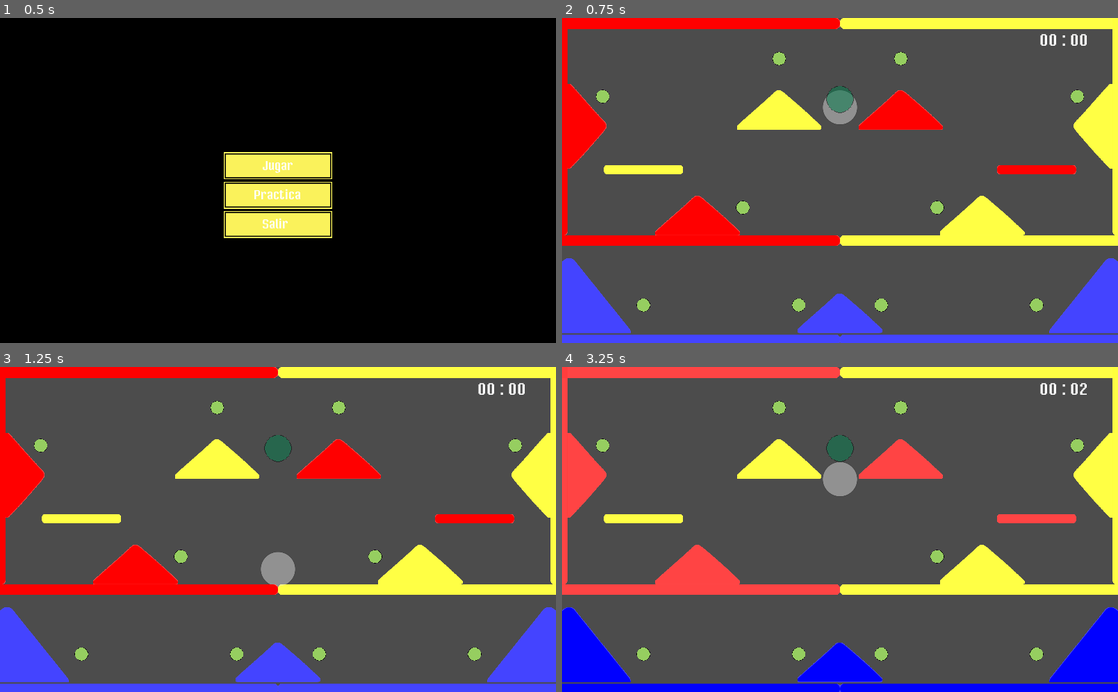
Above: before the commit, frames 1-4 (two rows, left to right).
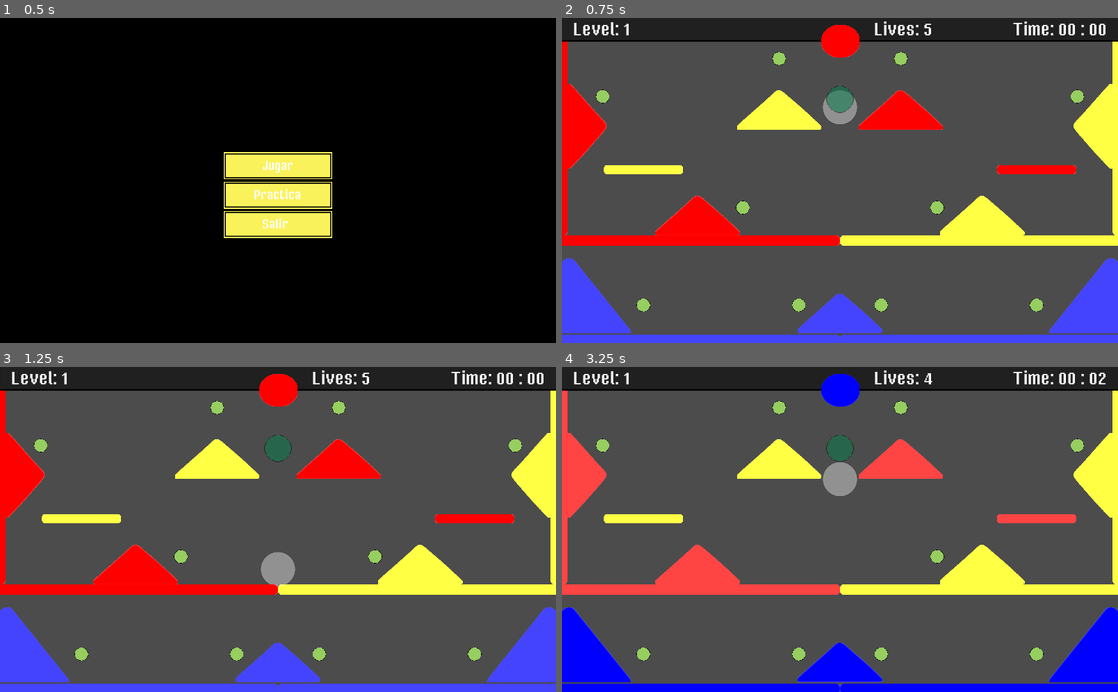
Above: after the commit, the same moments.

Repository: jromano743/final-project-P3
Game: Godot game, scene res://Scenes/MainMenu.tscn
Same seed, same stepped clock (60 frames per second), same inputs: the game is played once before the commit and once after it.
Inputs:
- Up to frame 1 (0.5 s): no input
- Up to frame 2 (0.75 s): click "Jugar" at 0.5 s
- Up to frame 3 (1.25 s): no input
- Up to frame 4 (3.25 s): hold W (blue_button) 1.28-2.03 s; tap Q (red_button) at 1.55, 2.1 s; tap E (yellow_button) at 2.3 s; hold E (yellow_button) from 2.78 s (still down); tap W (blue_button) at 3.05 s

Frame 1 is identical in both runs. In frame 2, 7.5% of the frame differs, in the area x 0-100%, y 0-13%; in frame 3, 7.5%; in frame 4, 7.6%.

Commit message:
Implementacion del HUD

Diff:
--- /dev/null
+++ b/Final_project_P3/Scenes/HUD.tscn
@@ -0,0 +1,71 @@
+[gd_scene load_steps=7 format=2]
+
+[ext_resource path="res://Fonts/Mister Pixel Regular.otf" type="DynamicFontData" id=1]
+[ext_resource path="res://Scenes/Timer.tscn" type="PackedScene" id=2]
+[ext_resource path="res://Scripts/HUD.gd" type="Script" id=4]
+[ext_resource path="res://Sprites/Ball.png" type="Texture" id=5]
+[ext_resource path="res://Sprites/HUD.png" type="Texture" id=6]
+
+[sub_resource type="DynamicFont" id=1]
+size = 32
+font_data = ExtResource( 1 )
+
+[node name="HUD" type="Node"]
+script = ExtResource( 4 )
+
+[node name="Bar" type="NinePatchRect" parent="."]
+modulate = Color( 0.223529, 0.223529, 0.223529, 1 )
+margin_right = 1024.0
+margin_bottom = 70.0
+texture = ExtResource( 6 )
+__meta__ = {
+"_edit_use_anchors_": false
+}
+
+[node name="Circle" type="NinePatchRect" parent="."]
+margin_left = 477.575
+margin_top = 13.0
+margin_right = 547.575
+margin_bottom = 73.0
+texture = ExtResource( 5 )
+__meta__ = {
+"_edit_use_anchors_": false
+}
+
+[node name="Time" parent="." instance=ExtResource( 2 )]
+anchor_left = 0.5
+anchor_top = 0.5
+anchor_right = 0.5
+anchor_bottom = 0.5
+margin_left = 318.0
+margin_top = -295.0
+margin_right = 482.0
+margin_bottom = -262.0
+custom_fonts/font = SubResource( 1 )
+text = "Time: 00 : 00"
+
+[node name="Lives" parent="." instance=ExtResource( 2 )]
+anchor_left = 0.5
+anchor_top = 0.5
+anchor_right = 0.5
+anchor_bottom = 0.5
+margin_left = 63.0
+margin_top = -295.0
+margin_right = 174.0
+margin_bottom = -262.0
+custom_fonts/font = SubResource( 1 )
+text = "Lives: 5"
+script = null
+
+[node name="Level" parent="." instance=ExtResource( 2 )]
+anchor_left = 0.5
+anchor_top = 0.5
+anchor_right = 0.5
+anchor_bottom = 0.5
+margin_left = -492.0
+margin_top = -295.0
+margin_right = -380.0
+margin_bottom = -262.0
+custom_fonts/font = SubResource( 1 )
+text = "Level: 1"
+script = null
--- a/Final_project_P3/Scenes/Level1.tscn
+++ b/Final_project_P3/Scenes/Level1.tscn
@@ -8,12 +8,14 @@
 [ext_resource path="res://Scenes/Elements/Item.tscn" type="PackedScene" id=6]
 [ext_resource path="res://Scenes/Elements/WinGate.tscn" type="PackedScene" id=7]
 [ext_resource path="res://Scenes/Elements/Triangle.tscn" type="PackedScene" id=8]
-[ext_resource path="res://Scenes/Timer.tscn" type="PackedScene" id=9]
+[ext_resource path="res://Scenes/HUD.tscn" type="PackedScene" id=9]
 
 [sub_resource type="RectangleShape2D" id=1]
 extents = Vector2( 621.848, 369.335 )
 
 [node name="Level1" type="Node2D"]
+
+[node name="HUD" parent="." instance=ExtResource( 9 )]
 
 [node name="Ball" parent="." instance=ExtResource( 1 )]
 position = Vector2( 512, 150 )
@@ -133,16 +135,6 @@
 
 [node name="Item10" parent="Items" instance=ExtResource( 6 )]
 position = Vector2( 400, 75 )
-
-[node name="Label" parent="." instance=ExtResource( 9 )]
-anchor_left = 0.5
-anchor_top = 0.5
-anchor_right = 0.5
-anchor_bottom = 0.5
-margin_left = 880.0
-margin_top = 25.0
-margin_right = 996.0
-margin_bottom = 58.0
 [connection signal="body_entered" from="WinGate" to="WinGate" method="_on_WinGate_body_entered"]
 [connection signal="win_game" from="GameManager" to="WinGate" method="_on_GameManager_win_game"]
 [connection signal="body_exited" from="GameZone" to="GameManager" method="_on_GameZone_body_exited"]
--- a/Final_project_P3/Scenes/Level2.tscn
+++ b/Final_project_P3/Scenes/Level2.tscn
@@ -2,13 +2,13 @@
 
 [ext_resource path="res://Scenes/Elements/Ball.tscn" type="PackedScene" id=1]
 [ext_resource path="res://Scenes/Elements/LongRectangle.tscn" type="PackedScene" id=2]
+[ext_resource path="res://Scenes/HUD.tscn" type="PackedScene" id=3]
 [ext_resource path="res://Scenes/Elements/ShorRectStand.tscn" type="PackedScene" id=4]
 [ext_resource path="res://Scenes/Elements/Column.tscn" type="PackedScene" id=5]
 [ext_resource path="res://Scenes/Elements/Item.tscn" type="PackedScene" id=6]
 [ext_resource path="res://Scenes/Elements/WinGate.tscn" type="PackedScene" id=7]
 [ext_resource path="res://Scenes/Elements/Triangle.tscn" type="PackedScene" id=8]
 [ext_resource path="res://Scenes/Elements/SideTriangle.tscn" type="PackedScene" id=9]
-[ext_resource path="res://Scenes/Timer.tscn" type="PackedScene" id=10]
 [ext_resource path="res://Scenes/GameManager.tscn" type="PackedScene" id=11]
 
 [sub_resource type="RectangleShape2D" id=1]
@@ -118,16 +118,7 @@
 [node name="Item10" parent="Items" instance=ExtResource( 6 )]
 position = Vector2( 400, 75 )
 
-[node name="Label" parent="." instance=ExtResource( 10 )]
-anchor_left = 0.5
-anchor_top = 0.5
-anchor_right = 0.5
-anchor_bottom = 0.5
-margin_left = 880.0
-margin_top = 25.0
-margin_right = 996.0
-margin_bottom = 58.0
+[node name="HUD" parent="." instance=ExtResource( 3 )]
 [connection signal="body_entered" from="WinGate" to="WinGate" method="_on_WinGate_body_entered"]
-[connection signal="end_level" from="WinGate" to="Label" method="_on_WinGate_end_level"]
 [connection signal="win_game" from="GameManager" to="WinGate" method="_on_GameManager_win_game"]
 [connection signal="body_exited" from="GameZone" to="GameManager" method="_on_GameZone_body_exited"]
--- a/Final_project_P3/Scenes/Level3.tscn
+++ b/Final_project_P3/Scenes/Level3.tscn
@@ -7,7 +7,7 @@
 [ext_resource path="res://Scenes/Walls/Blue_wall.tscn" type="PackedScene" id=5]
 [ext_resource path="res://Scenes/Elements/Ball.tscn" type="PackedScene" id=6]
 [ext_resource path="res://Scenes/Elements/WinGate.tscn" type="PackedScene" id=7]
-[ext_resource path="res://Scenes/Timer.tscn" type="PackedScene" id=8]
+[ext_resource path="res://Scenes/HUD.tscn" type="PackedScene" id=8]
 
 [sub_resource type="RectangleShape2D" id=1]
 extents = Vector2( 621.848, 369.335 )
@@ -68,15 +68,7 @@
 [node name="Item10" parent="Items" instance=ExtResource( 2 )]
 position = Vector2( 924, 500 )
 
-[node name="Label" parent="." instance=ExtResource( 8 )]
-anchor_left = 0.5
-anchor_top = 0.5
-anchor_right = 0.5
-anchor_bottom = 0.5
-margin_left = 880.0
-margin_top = 25.0
-margin_right = 996.0
-margin_bottom = 58.0
+[node name="HUD" parent="." instance=ExtResource( 8 )]
 [connection signal="body_entered" from="WinGate" to="WinGate" method="_on_WinGate_body_entered"]
 [connection signal="win_game" from="GameManager" to="WinGate" method="_on_GameManager_win_game"]
 [connection signal="body_exited" from="GameZone" to="GameManager" method="_on_GameZone_body_exited"]
--- a/Final_project_P3/Scripts/GameManager.gd
+++ b/Final_project_P3/Scripts/GameManager.gd
@@ -14,6 +14,7 @@
 #Level Data
 var items = 10
 var current_level
+var current_level_number
 var next_level
 
 #Persistens data
@@ -24,6 +25,12 @@
 
 #Flag
 var change_level
+
+#Hud items
+var hud_lives
+var hud_circle
+var hud_time
+var hud_level
 
 signal win_game
 
@@ -33,17 +40,29 @@
 
 func setup_level():
 	current_level = get_tree().get_current_scene().get_name()
-	next_level = int(current_level[5]) + 1
+	current_level_number = int(current_level[5])
+	next_level = current_level_number + 1
 
 	#Flags
 	change_level = false
 
 	#Toma la pelota
 	ball = get_parent().get_node("Ball")
+
+	#HUD
+	hud_time = get_node("/root/"+current_level+"/HUD/Time")
+	hud_lives = get_node("/root/"+current_level+"/HUD/Lives")
+	hud_circle = get_node("/root/"+current_level+"/HUD/Circle")
+	hud_level = get_node("/root/"+current_level+"/HUD/Level")
+
+	#HUD Setup
+	hud_level.text = "Level: " + str(current_level_number)
+	hud_lives.text = "Lives: " + str(lives)
 
 	#Toma todos los nodos con los que la pelota debe chocar
 	red_walls = get_parent().get_node("Red_Wall")
 	red_walls.modulate = Color(255,0,0,1)
+	hud_circle.modulate = Color(255,0,0,1)
 
 	blue_walls = get_parent().get_node("Blue_Wall")
 	blue_walls.modulate = Color(0,0,255,1)
@@ -59,7 +78,8 @@
 	#Load data
 	if(int(current_level[5]) > 1):
 		loadData()
-		get_node("/root/"+str(current_level)+"/Label").set_time(current_Time)
+		hud_time.set_time(current_Time)
+		hud_lives.text = "Lives: " + str(lives)
 
 func loadData() -> bool:
 	var save_data = File.new()
@@ -91,14 +111,14 @@
 	#var save_nodes = get_tree().get_nodes_in_group("Save") #Nodos que perteneces al grupo Save
 	#var scenes_data = {}   #Diccionario con la info de la escena
 
-	var scene_data = save()
+	var scene_data = make_data()
 	file.store_line(to_json(scene_data))
 
 	print(current_level+": JUEGO GUARDADO")
 
 	file.close()
 
-func save():
+func make_data():
 	var save_dic: Dictionary = {
 		"filename": filename,
 		"time": current_Time,
@@ -111,18 +131,22 @@
 	if event.is_action_pressed("red_button"):
 		activeWall(red_walls)
 		red_walls.modulate = Color(255,0,0,1)
+		hud_circle.modulate = Color(255,0,0,1)
 
 	if event.is_action_pressed("blue_button"):
 		activeWall(blue_walls)
 		blue_walls.modulate = Color(0,0,255,1)
+		hud_circle.modulate = Color(0,0,255,1)
 
 	if event.is_action_pressed("yellow_button"):
 		activeWall(yellow_walls)
 		yellow_walls.modulate = Color(255,255,0,1)
+		hud_circle.modulate = Color(255,255,0,1)
 
 	if event.is_action_pressed("ui_cancel"):
 		change_level = true
 		get_tree().change_scene("res://Scenes/MainMenu.tscn")
+
 
 func disableWalls():
 	blue_walls.modulate = Color(0,0,255,0.1)
@@ -155,11 +179,11 @@
 #Programar el cambio de escena del juego
 func _on_WinGate_end_level():
 	change_level = true
+	lives += 1
 	if(next_level <= 3):
-		current_Time = get_node("/root/"+str(current_level)+"/Label").get_time()
+		current_Time = hud_time.get_time()
 		saveData()
 		get_tree().change_scene("res://Scenes/Level"+str(next_level)+".tscn")
-		print(current_Time)
 	print("Juego terminado")
 
 func set_Final_Time(time):
@@ -176,4 +200,6 @@
 	if(not change_level):
 		body.linear_velocity = Vector2.ZERO
 		body.resetPosition()
+		lives -= 1
+		hud_lives.text = "Lives: " + str(lives)
 	print("Un objeto salio del area")
--- /dev/null
+++ b/Final_project_P3/Scripts/HUD.gd
@@ -0,0 +1,29 @@
+extends Node
+
+
+# Declare member variables here. Examples:
+# var a = 2
+# var b = "text"
+
+var bar #Barra
+var circle #Circulo
+var lives #Vidas
+var level #Level
+
+# Called when the node enters the scene tree for the first time.
+func _ready():
+	bar = get_node("./Bar")
+	circle = get_node("./Circle")
+	lives = get_node("./Lives")
+	level = get_node("./Level")
+
+
+	print(bar)
+	print(circle)
+	print(lives)
+	print(level.text)
+
+
+# Called every frame. 'delta' is the elapsed time since the previous frame.
+#func _process(delta):
+#	pass
--- a/Final_project_P3/Scripts/TimerController.gd
+++ b/Final_project_P3/Scripts/TimerController.gd
@@ -16,7 +16,7 @@
 	var secs = fmod(time, 60)
 	var mins = fmod(time, 60*60) / 60
 
-	var time_passed = "%02d : %02d" % [mins, secs]
+	var time_passed = "Time: %02d : %02d" % [mins, secs]
 	text = time_passed
 
 func _on_Time_Start():
Binary file added: Final_project_P3/Sprites/HUD.png
Not shown, added: Final_project_P3/Sprites/HUD.png.import
Not shown, changed: .gitignore
